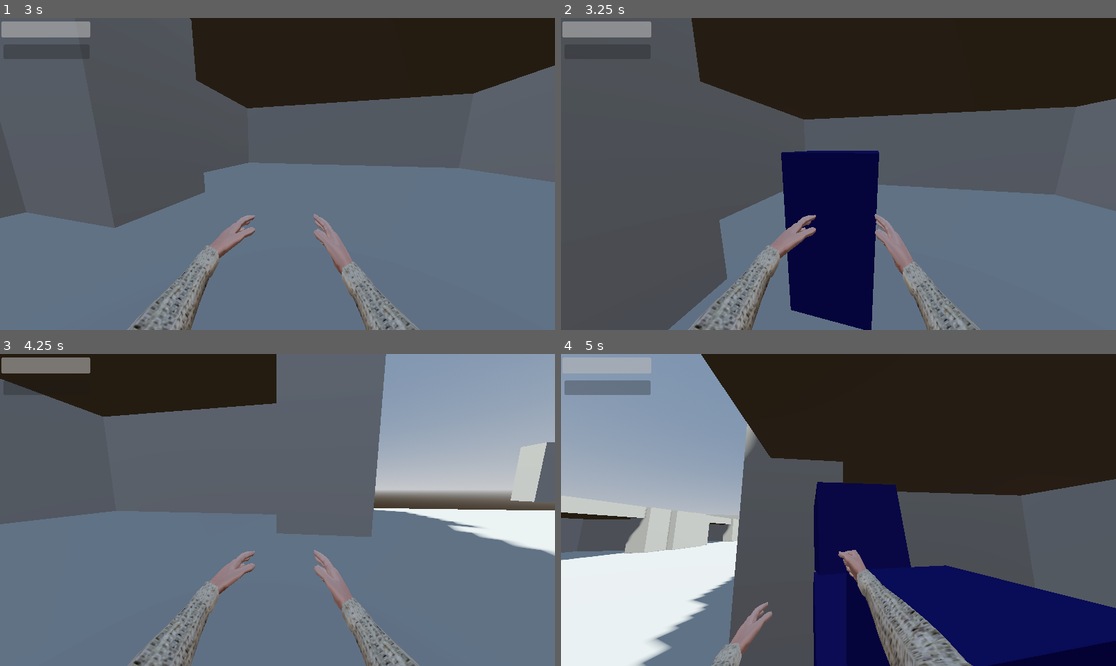
Above: before the commit, frames 1-4 (two rows, left to right).
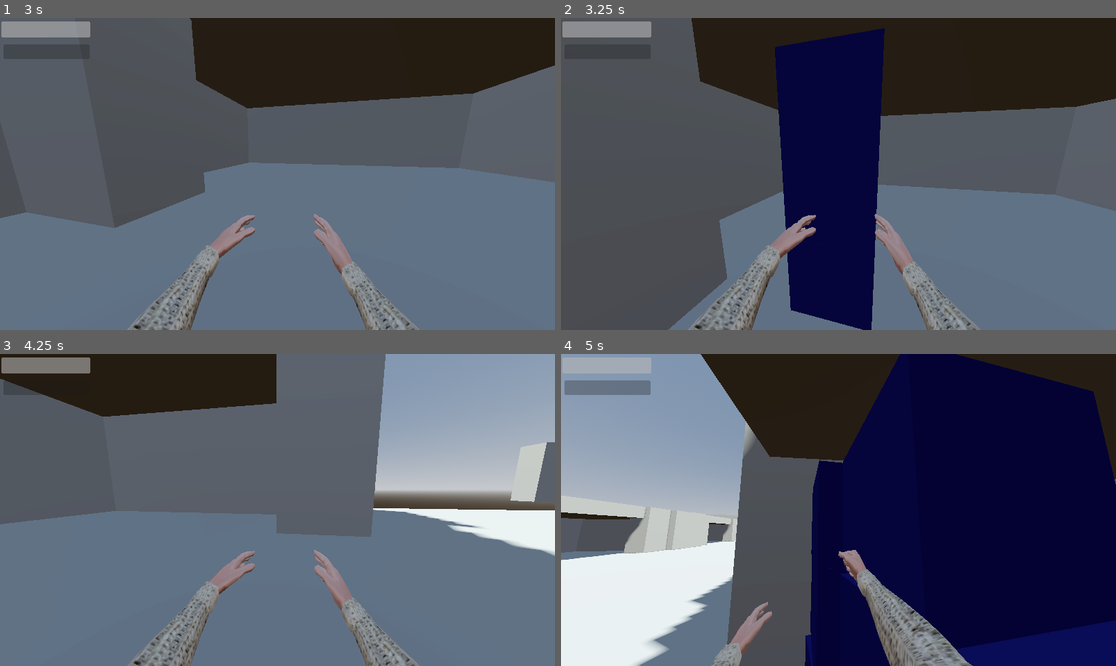
Above: after the commit, the same moments.

Repository: lungcollapser/record
Game: Godot game, scene res://scenes/world.tscn
The game is run twice, just before and just after one commit, with the same random seed, the same clock (stepped at 60 frames per second) and the same inputs.
Inputs (mouse positions are in pixels of both pictures, inside the frame that each line leads up to):
- Up to frame 1 (3 s): tap Enter (ui_accept) at 0.5, 0.77, 1.52 s; move the mouse to (305, 174) at 0.52 s; press the mouse at (305, 174) at 0.53 s; hold W (forward) from 0.53 s (still down); tap T (dropreceptacle) at 0.8, 1.35 s; move the mouse to (249, 174) at 1.27 s; release the mouse at (249, 174) at 1.28 s; tap R (stow) at 1.55, 2.1 s; move the mouse to (288, 167) at 2.02 s; press the mouse at (288, 167) at 2.03 s; move the mouse to (271, 180) at 2.77 s; release the mouse at (271, 180) at 2.78 s; click (271, 180) at 2.85 s
- Up to frame 2 (3.25 s): keep holding W (forward); tap Enter (ui_accept) at 3.02 s; tap T (dropreceptacle) at 3.05 s
- Up to frame 3 (4.25 s): keep holding W (forward); move the mouse to (316, 513) at 3.52 s; hold Ctrl (crouch) from 3.53 s (still down); tap Enter (ui_accept) at 3.77 s; tap R (stow) at 3.8 s
- Up to frame 4 (5 s): keep holding W (forward); move the mouse to (794, 506) at 4.27 s; release Ctrl (crouch) at 4.28 s; tap T (dropreceptacle) at 4.35 s; tap Enter (ui_accept) at 4.52 s; click (794, 506) at 4.55 s

Frame 1 is identical in both runs. In frame 2, 6.9% of the frame differs, in the area x 38-59%, y 3-100%; in frame 3, less than 0.1%; in frame 4, 38%, in the area x 1-100%, y 0-100%.

Commit message:
fixed bodyparts and receptacle

Diff:
--- a/scripts/dead_body.gd
+++ b/scripts/dead_body.gd
@@ -1,15 +1,23 @@
 extends RigidBody3D
 
-var pick_up
+var player_hold
+var player_pick_up
 @onready var dead_body_shape = $deadbodyshape
+@onready var dead_body_parts = preload("res://scenes/dead_body_parts.tscn")
 
 func _ready() -> void:
-	pick_up = get_tree().get_nodes_in_group("pickup")[0]
-
+	player_hold = get_tree().get_nodes_in_group("hold")[0]
+	player_pick_up = get_tree().get_nodes_in_group("pickup")[0]
 
 
 func _physics_process(_delta: float) -> void:
-	var dismember_collider = pick_up.get_collider()
+	var dismember_collider = player_pick_up.get_collider()
+	var dead_body_parts_instance = dead_body_parts.instantiate()
 	if Input.is_action_just_pressed("attack") and dismember_collider != null and dismember_collider.is_in_group("Dismember"):
 		visible = false
 		dead_body_shape.disabled = true
+
+
+	if Input.is_action_just_pressed("attack") and dismember_collider != null and dismember_collider.is_in_group("Dismember"):
+		get_parent().add_child(dead_body_parts_instance)
+		dead_body_parts_instance.global_position = player_hold.global_position
--- a/scripts/human_recepticle.gd
+++ b/scripts/human_recepticle.gd
@@ -4,7 +4,7 @@
 @onready var human_receptacle  = preload("res://scenes/human_receptacle.tscn")
 var player_hold
 var player_pick_up
-var receptacle_amount = 1
+var receptacle_amount = true
 
 
 func _ready() -> void:
@@ -19,15 +19,15 @@
 func _physics_process(_delta: float) -> void:
 	var receptacle_collider = player_pick_up.get_collider()
 	var human_receptacle_instance = human_receptacle.instantiate()
-	if Input.is_action_just_pressed("dropreceptacle") and receptacle_amount == 1:
-		receptacle_amount -= 1
+	if Input.is_action_just_pressed("dropreceptacle") and receptacle_amount == true:
+		receptacle_amount = false
 		get_parent().add_child(human_receptacle_instance)
 		human_receptacle_instance.global_position = player_hold.global_position
 		print(receptacle_amount)
 
 
 	if Input.is_action_just_pressed("stow") and receptacle_collider != null and receptacle_collider.is_in_group("stow"):
-		receptacle_amount += 1
+		receptacle_amount = true
 		visible = false
 		collision.disabled = true
 	if Input.is_action_just_pressed("dropreceptacle"):
